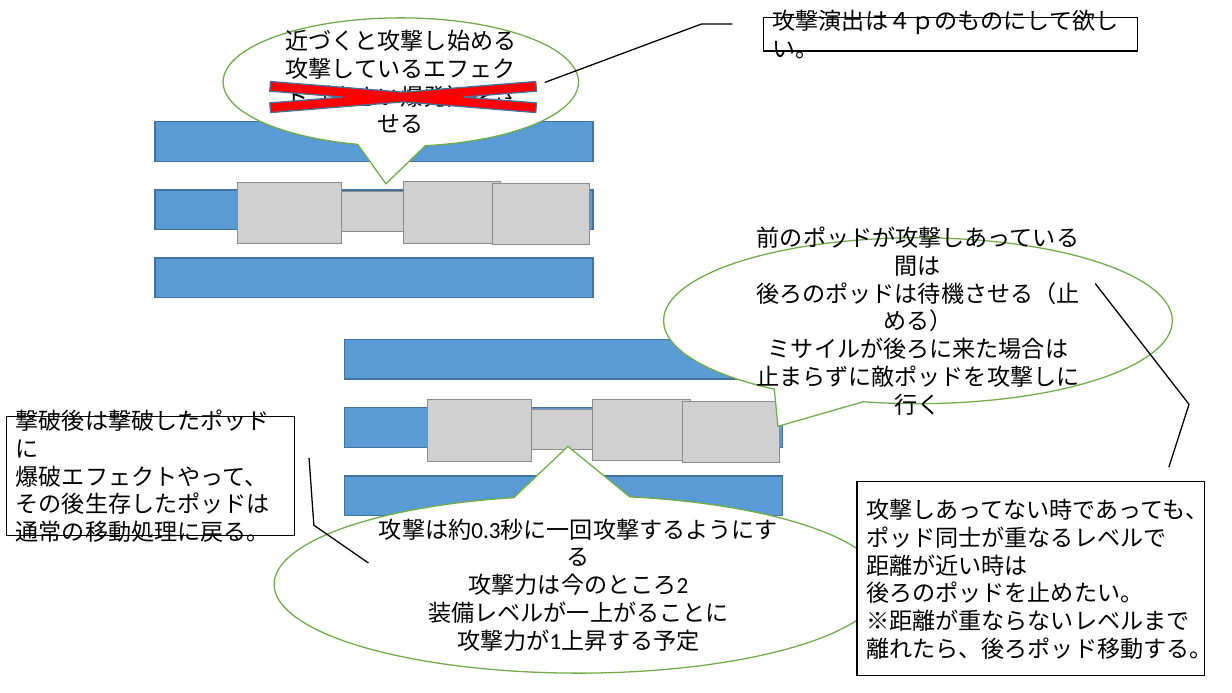
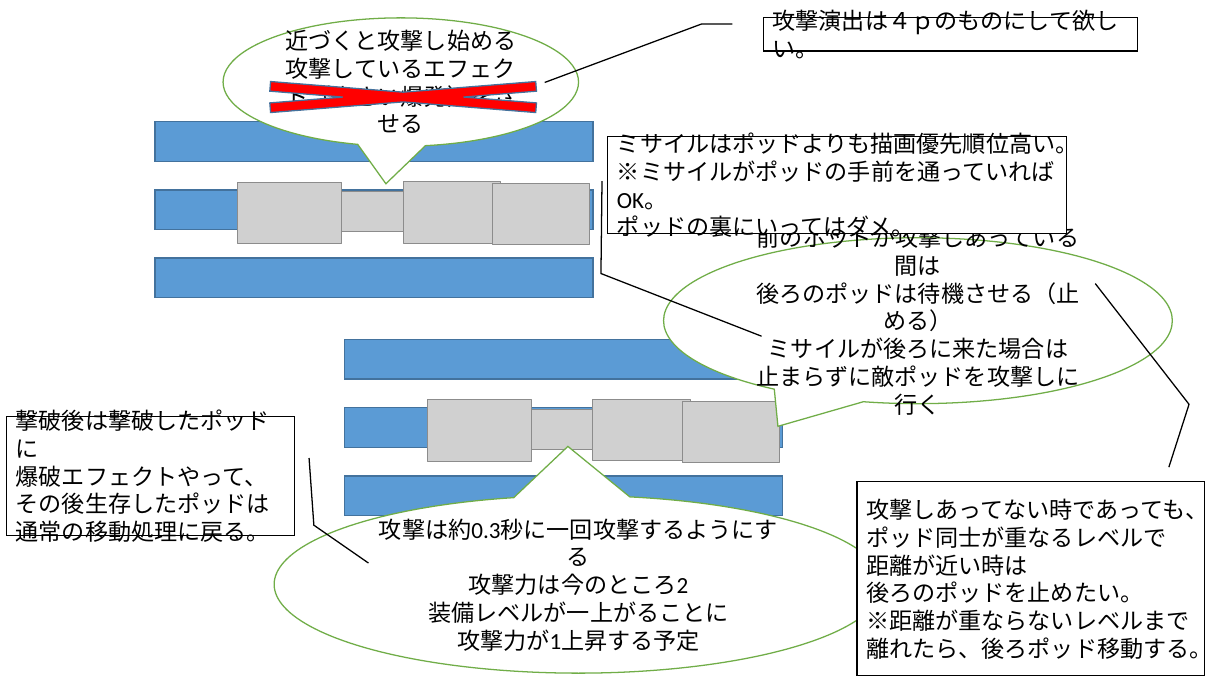
Before and after one commit to team556/team, a slide deck: slide 3 of 戦闘演出仕様.pptx. Drawn at 1232x693 pixels with LibreOffice and Linux fonts; fonts in the diff are those of the drawing; grey boxes stand for pictures. Boxes give left, top, right and bottom in pixels: in the first picture for what was removed or moved away, otherwise in the second. Text is boxed around its words. In the diff, an @@ line names an element or a change of style, - is before the commit and + after.

Commit message:
戦闘演出仕様追記

```diff
--- a/戦闘演出仕様.pptx
+++ b/戦闘演出仕様.pptx
@@ border callout added at [608, 137, 1067, 234], fill #FFFFFF, outline #000000 1 pt, 18 pt, text #000000 @@
+ミサイルはポッドよりも描画優先順位高い。
+※ミサイルがポッドの手前を通っていればOK。
+ポッドの裏にいってはダメ。
```
